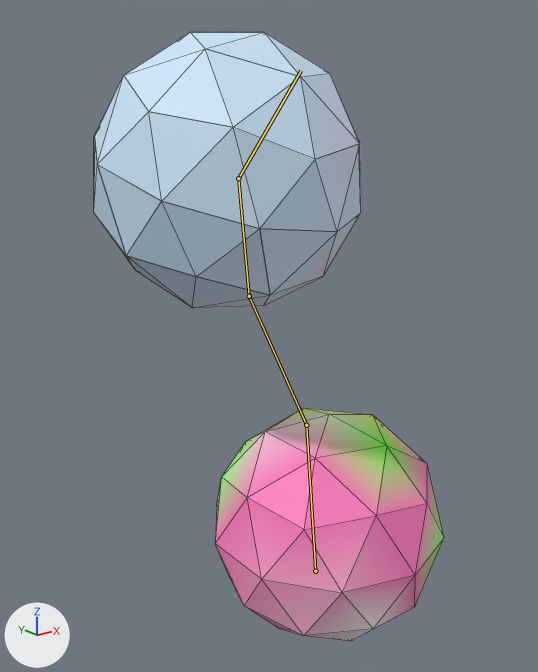
Before and after pictures for a commit that changed the glTF model godot/something2.glb.
Before and after are seen from a 50 mm lens placed at (-3.67, -3.85, 3.18), pointed at (-0.39, 0.26, 1.54). Arrows for +X, +Y and +Z are at lower left; the lights stay in place. Both versions are drawn at frame 26 of the action 'Action.001'; the numbers are the values there. The bones that bend it are drawn over the model as lines. Mesh edges are drawn as thin lines.
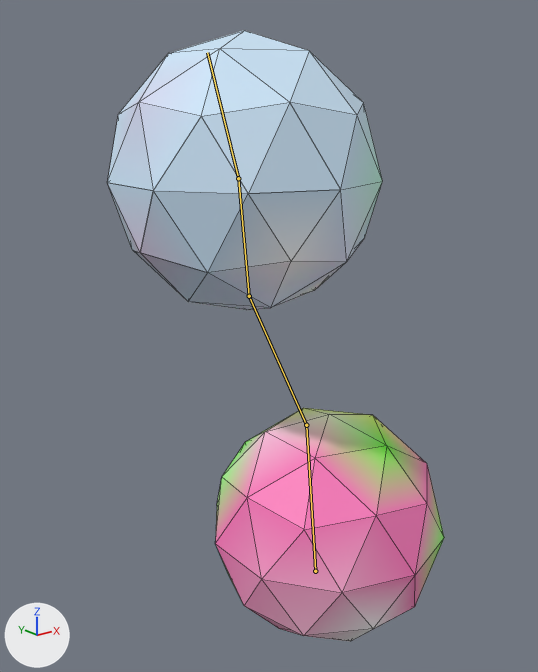
Boxes [x1, y1, x2, y2] around the edits, measured in the pictures (538 x 672 px):
'Icosphere3', posed: before [94, 32, 444, 642]; after [107, 31, 444, 642]
bone 'Bone.003', root to tip: before (238, 178) to (301, 70); after (238, 178) to (207, 52)

The edits, one by one:
Bone 'Bone.003' (bone_bone_003) turns from (-44, 135, -67) to (0, 0, 0) degrees about its own x, y and z.
